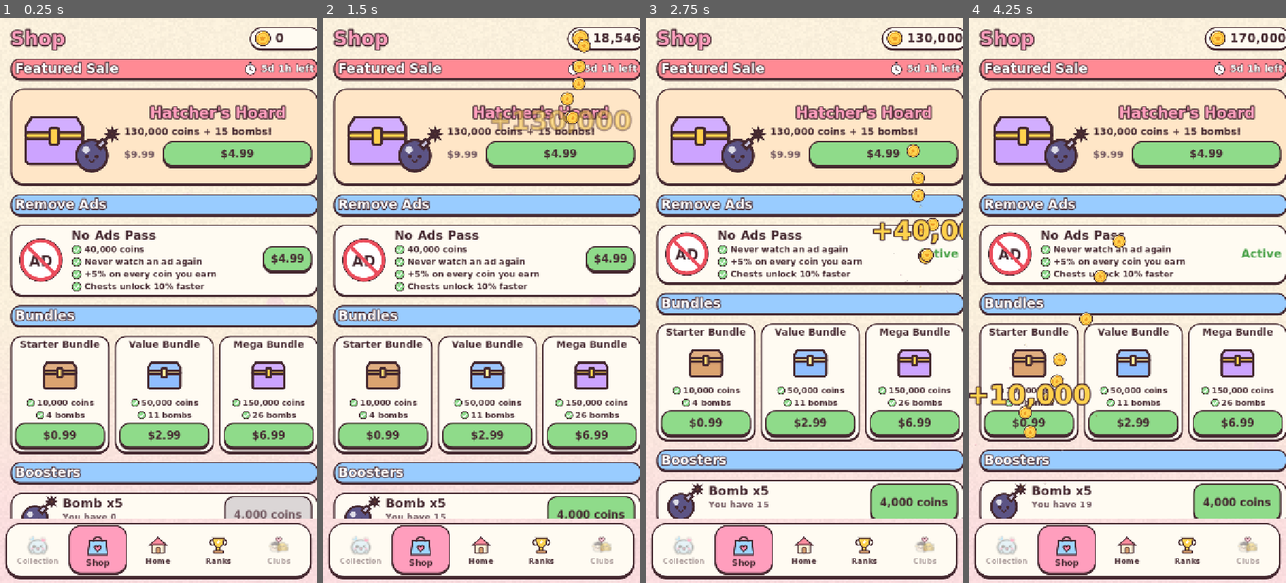
Above: before the commit, frames 1-4 (left to right).
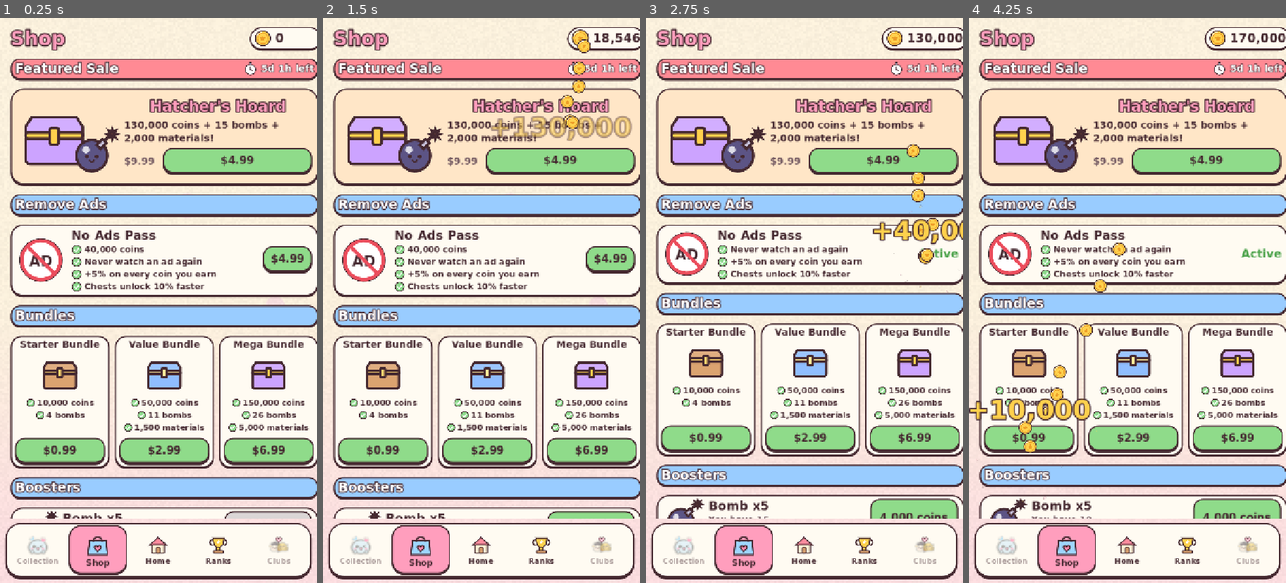
Above: after the commit, the same moments.

Repository: jvea03/tetrisphere-godot
Game: Godot game, scene res://scenes/shop.tscn
Two runs of this game, one before a commit and one after it. Both use one fixed random seed, a clock stepped at 60 frames per second and the inputs below. This scene is started directly instead of the project's main scene.
Inputs (mouse positions are in pixels of both pictures, inside the frame that each line leads up to):
- Up to frame 1 (0.25 s): no input
- Up to frame 2 (1.5 s): click "$4.99" at 0.5 s; tap Enter at 1.25 s; move the mouse to (551, 272) at 1.27 s; hold D from 1.28 s (still down); tap P at 1.35 s; click (551, 272) at 1.42 s
- Up to frame 3 (2.75 s): tap Space at 1.52 s; release D at 2 s; click "$4.99" at 2 s
- Up to frame 4 (4.25 s): drag from (1064, 328) to (1111, 413) at 2.77 s; click "$0.99" at 3.5 s

The runs differ from the first frame. In frame 1, 17% of the frame differs, in the area x 3-100%, y 14-89%; in frame 2, 18%; in frame 3, 17%; in frame 4, 19%, in the area x 0-100%, y 14-89%.

Commit message:
Shop: materials in the bigger bundles; ad re-claims for everyone
The Value and Mega bundles and the featured sale now add building
materials (1,500, 5,000 and 2,000), shown on their cards. The free daily
coins and materials can be claimed again for an ad by every player,
payers included (they used to get only the free claim), and the No Ads
pass claims them without the ad. Bundle buttons line up along the bottom.

Co-Authored-By: Claude Opus 5.5 <noreply@anthropic.com>

Diff:
--- a/scripts/meta/billing.gd
+++ b/scripts/meta/billing.gd
@@ -34,9 +34,9 @@
 	"materials_12000": {"materials": 12000, "consumable": true},
 	"materials_32000": {"materials": 32000, "consumable": true},
 	"bundle_starter": {"coins": 10000, "bomb": 4, "consumable": true},
-	"bundle_value": {"coins": 50000, "bomb": 11, "consumable": true},
-	"bundle_mega": {"coins": 150000, "bomb": 26, "consumable": true},
-	"featured_hatchers_hoard": {"coins": 130000, "bomb": 15, "consumable": true},
+	"bundle_value": {"coins": 50000, "bomb": 11, "materials": 1500, "consumable": true},
+	"bundle_mega": {"coins": 150000, "bomb": 26, "materials": 5000, "consumable": true},
+	"featured_hatchers_hoard": {"coins": 130000, "bomb": 15, "materials": 2000, "consumable": true},
 	NO_ADS: {"no_ads": true, "consumable": false},
 	"battle_pass": {"battle_pass": true, "consumable": true}, # one season; consumed so next season can buy again
 	# Pop-up sales (TSSales.OFFERS) -- Home only, never in the Shop.
--- a/scripts/screens/shop.gd
+++ b/scripts/screens/shop.gd
@@ -3,17 +3,17 @@
 ## The Shop (Duckdoku's ShopScreen): a featured sale that rotates weekly, the
 ## No Ads pass, three bundles, booster packs bought with coins, coin packs and
 ## building-materials packs --
-## the first of each a free daily pack (one free claim, then two for an ad
-## each). Every real-money item goes through Billing, simulated until the
+## the first of each a free daily pack (one free claim, then two more for an ad
+## each -- no ad with No Ads). Every real-money item goes through Billing, simulated until the
 ## store plugins and product ids exist.
 
 const FEATURED_SALES := [
-	{"name": "Hatcher's Hoard", "coins": 130000, "bomb": 15, "price": "$4.99", "orig_price": "$9.99", "product_id": "featured_hatchers_hoard"},
+	{"name": "Hatcher's Hoard", "coins": 130000, "bomb": 15, "materials": 2000, "price": "$4.99", "orig_price": "$9.99", "product_id": "featured_hatchers_hoard"},
 ]
 const BUNDLES := [
 	{"name": "Starter", "coins": 10000, "bomb": 4, "price": "$0.99", "product_id": "bundle_starter", "chest": "common"},
-	{"name": "Value", "coins": 50000, "bomb": 11, "price": "$2.99", "product_id": "bundle_value", "chest": "rare"},
-	{"name": "Mega", "coins": 150000, "bomb": 26, "price": "$6.99", "product_id": "bundle_mega", "chest": "legendary"},
+	{"name": "Value", "coins": 50000, "bomb": 11, "materials": 1500, "price": "$2.99", "product_id": "bundle_value", "chest": "rare"},
+	{"name": "Mega", "coins": 150000, "bomb": 26, "materials": 5000, "price": "$6.99", "product_id": "bundle_mega", "chest": "legendary"},
 ]
 const COIN_PACKS := [
 	{"coins": 1000, "price": "Free", "starter": true},
@@ -151,7 +151,8 @@
 	v.alignment = BoxContainer.ALIGNMENT_CENTER
 	row.add_child(v)
 	v.add_child(TSUI.title(item["name"], 34))
-	v.add_child(TSUI.wrap(TSUI.label("%s coins + %d bombs!" % [TSProfile.fmt_coins(int(item["coins"])), int(item["bomb"])], 22)))
+	var extra := " + %s materials" % TSProfile.fmt_coins(int(item["materials"])) if item.has("materials") else ""
+	v.add_child(TSUI.wrap(TSUI.label("%s coins + %d bombs%s!" % [TSProfile.fmt_coins(int(item["coins"])), int(item["bomb"]), extra], 22)))
 	var buy_row := TSUI.hbox(8)
 	var was := RichTextLabel.new()
 	was.bbcode_enabled = true
@@ -204,12 +205,16 @@
 	var art := TSIcon.make("chest", 96, 0, b["chest"])
 	art.size_flags_horizontal = Control.SIZE_SHRINK_CENTER
 	v.add_child(art)
-	for text in ["%s coins" % TSProfile.fmt_coins(int(b["coins"])), "%d bombs" % int(b["bomb"])]:
+	var lines := ["%s coins" % TSProfile.fmt_coins(int(b["coins"])), "%d bombs" % int(b["bomb"])]
+	if b.has("materials"):
+		lines.append("%s materials" % TSProfile.fmt_coins(int(b["materials"])))
+	for text in lines:
 		var line := TSUI.hbox(4)
 		line.alignment = BoxContainer.ALIGNMENT_CENTER
 		line.add_child(TSIcon.make("check", 20))
 		line.add_child(TSUI.label(text, 18))
 		v.add_child(line)
+	v.add_child(TSUI.spacer(0, true))   # every bundle's button along the bottom
 	v.add_child(_buy_button(_price(b), func(): Billing.purchase(b["product_id"])))
 	return card
 
@@ -261,8 +266,8 @@
 		TSProfile.roll_starter_claims()
 		var left := _starter_left()
 		var claims := TSProfile.starter_coin_claims
-		v.add_child(TSUI.label("Back tomorrow" if left <= 0 else ("Free today" if claims == 0 else "%d ad%s left" % [left, "" if left == 1 else "s"]), 16, TSUI.MUTED, HORIZONTAL_ALIGNMENT_CENTER))
-		var b := _buy_button("Free" if claims == 0 else ("Watch Ad" if left > 0 else "Claimed"), _on_starter.bind(p))
+		v.add_child(TSUI.label("Back tomorrow" if left <= 0 else ("Free today" if claims == 0 else ("%d more today" % left if TSProfile.no_ads else "%d ad%s left" % [left, "" if left == 1 else "s"])), 16, TSUI.MUTED, HORIZONTAL_ALIGNMENT_CENTER))
+		var b := _buy_button(_starter_button_text(claims, left), _on_starter.bind(p))
 		b.disabled = left <= 0
 		v.add_child(b)
 		return card
@@ -290,8 +295,8 @@
 	if p.get("starter", false):
 		var left := _starter_left(true)
 		var claims := TSProfile.starter_material_claims
-		v.add_child(TSUI.label("Back tomorrow" if left <= 0 else ("Free today" if claims == 0 else "%d ad%s left" % [left, "" if left == 1 else "s"]), 16, TSUI.MUTED, HORIZONTAL_ALIGNMENT_CENTER))
-		var b := _buy_button("Free" if claims == 0 else ("Watch Ad" if left > 0 else "Claimed"), _on_starter.bind(p))
+		v.add_child(TSUI.label("Back tomorrow" if left <= 0 else ("Free today" if claims == 0 else ("%d more today" % left if TSProfile.no_ads else "%d ad%s left" % [left, "" if left == 1 else "s"])), 16, TSUI.MUTED, HORIZONTAL_ALIGNMENT_CENTER))
+		var b := _buy_button(_starter_button_text(claims, left), _on_starter.bind(p))
 		b.disabled = left <= 0
 		v.add_child(b)
 		return card
@@ -299,19 +304,29 @@
 	return card
 
 
-## Payers are never shown ads, so for them a daily pack is its one free claim.
+## Claims of a daily pack left today. Everyone gets the ad claims -- they're
+## asked for, never pushed, so payers too -- and the No Ads pass skips the ads.
 func _starter_left(materials := false) -> int:
 	TSProfile.roll_starter_claims()
-	var limit := 1 if TSProfile.is_payer else STARTER_PACK_LIMIT
-	return maxi(limit - (TSProfile.starter_material_claims if materials else TSProfile.starter_coin_claims), 0)
-
-
-## A daily pack (coins or materials): the first claim is free, the rest an ad each.
+	return maxi(STARTER_PACK_LIMIT - (TSProfile.starter_material_claims if materials else TSProfile.starter_coin_claims), 0)
+
+
+## A daily pack's button: Free first, then Watch Ad (or Claim, with No Ads).
+static func _starter_button_text(claims: int, left: int) -> String:
+	if claims == 0:
+		return "Free"
+	if left <= 0:
+		return "Claimed"
+	return "Claim" if TSProfile.no_ads else "Watch Ad"
+
+
+## A daily pack (coins or materials): the first claim is free, the rest an ad
+## each (no ad with the No Ads pass).
 func _on_starter(p: Dictionary) -> void:
 	var mats := p.has("materials")
 	if _starter_left(mats) <= 0:
 		return
-	if (TSProfile.starter_material_claims if mats else TSProfile.starter_coin_claims) == 0:
+	if (TSProfile.starter_material_claims if mats else TSProfile.starter_coin_claims) == 0 or TSProfile.no_ads:
 		_grant_starter(p)
 		_celebrate()
 		_refresh()
Not shown, changed: README.md
